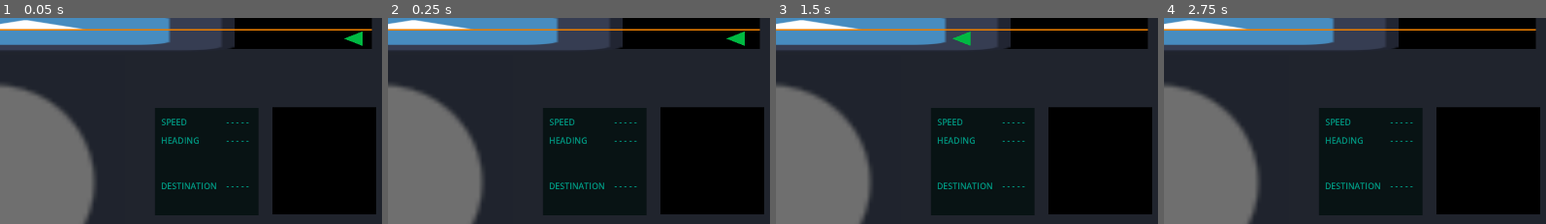
Above: before the commit, frames 1-4 (left to right).
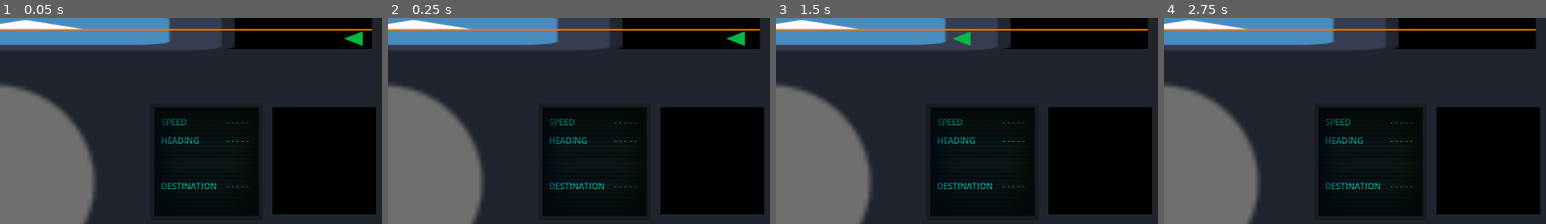
Above: after the commit, the same moments.

Repository: Altered-Dimension-Studios/brackeys-game-jam
Game: Godot game, scene res://managers/game_manager.tscn
Two runs of this game, one before a commit and one after it. Both use one fixed random seed, a clock stepped at 60 frames per second and the inputs below. The engine's default icon, where the game draws it, is replaced by a stand-in: a white triangle on a blue panel in a dark square.
Inputs (mouse positions are % of the whole screen's width and height, from its top left):
- Up to frame 1 (0.05 s): no input
- Up to frame 2 (0.25 s): no input
- Up to frame 3 (1.5 s): click (95, 9) at 0.5 s; click "ALLOW" at 1.25 s
- Up to frame 4 (2.75 s): click "DIVERT" at 2 s
The pictures show only the part of the screen within x 50-100%, y 4-54%; the shares and areas given below are measured in that part.

The runs differ from the first frame. In frame 1, 0.4% of the frame differs, in the area x 40-68%, y 43-97%; in frame 2, 0.4%; in frame 3, 0.4%; in frame 4, 0.4%.
Error in both runs: Invalid access to property or key of type 'String' on a base object of type 'Dictionary'. (res://managers/dashboard_manager.gd:102)

Commit message:
add crt screen shader

Diff:
--- a/managers/dashboard_manager.tscn
+++ b/managers/dashboard_manager.tscn
@@ -1,12 +1,19 @@
-[gd_scene load_steps=4 format=3 uid="uid://g1vd28ypt6c2"]
+[gd_scene load_steps=7 format=3 uid="uid://g1vd28ypt6c2"]
 
 [ext_resource type="Script" path="res://managers/dashboard_manager.gd" id="1_y8ywx"]
+[ext_resource type="Texture2D" uid="uid://crrvojsrm11m3" path="res://images/screen.jpg" id="2_gqeck"]
+[ext_resource type="Shader" path="res://shaders/terminal_screen.gdshader" id="2_v48sf"]
 
 [sub_resource type="CanvasItemMaterial" id="CanvasItemMaterial_qvgl3"]
 
 [sub_resource type="LabelSettings" id="LabelSettings_2rihk"]
 font_size = 21
 font_color = Color(4.47616e-06, 0.598317, 0.511324, 1)
+
+[sub_resource type="ShaderMaterial" id="ShaderMaterial_bw36o"]
+shader = ExtResource("2_v48sf")
+shader_parameter/brightness = 2.167
+shader_parameter/alpha = 1.0
 
 [node name="DashboardManager" type="Node2D"]
 script = ExtResource("1_y8ywx")
@@ -64,8 +71,15 @@
 
 [node name="FlightDetailsPanel" type="Node" parent="."]
 
+[node name="Border" type="ColorRect" parent="FlightDetailsPanel"]
+material = SubResource("CanvasItemMaterial_qvgl3")
+offset_left = 1339.0
+offset_top = 261.0
+offset_right = 1618.0
+offset_bottom = 551.0
+color = Color(0.0941176, 0.109804, 0.137255, 1)
+
 [node name="Background" type="ColorRect" parent="FlightDetailsPanel"]
-material = SubResource("CanvasItemMaterial_qvgl3")
 offset_left = 1350.0
 offset_top = 272.0
 offset_right = 1607.0
@@ -125,6 +139,15 @@
 text = "- - - - -"
 label_settings = SubResource("LabelSettings_2rihk")
 
+[node name="TextureRect" type="TextureRect" parent="FlightDetailsPanel"]
+material = SubResource("ShaderMaterial_bw36o")
+offset_left = 1349.0
+offset_top = 270.0
+offset_right = 1608.0
+offset_bottom = 542.0
+texture = ExtResource("2_gqeck")
+expand_mode = 1
+
 [connection signal="pressed" from="ButtonIntercept" to="." method="_on_button_intercept_pressed"]
 [connection signal="timeout" from="ButtonIntercept/CooldownTimer" to="." method="_on_cooldown_timer_timeout"]
 [connection signal="pressed" from="ButtonFire" to="." method="_on_button_fire_pressed"]
--- /dev/null
+++ b/shaders/terminal_screen.gdshader
@@ -0,0 +1,21 @@
+shader_type canvas_item;
+uniform sampler2D SCREEN_TEXTURE : hint_screen_texture, filter_linear_mipmap;
+
+uniform float brightness : hint_range(0.0, 3.0) = 1.2; // Controls brightness
+uniform float alpha : hint_range(0.0, 1.0) = 0.5; // Transparency level
+
+void fragment() {
+    vec4 tex_color = texture(TEXTURE, UV);
+
+    // Apply brightness adjustment
+    tex_color.rgb *= brightness;
+
+    // Apply transparency
+    tex_color.a *= alpha;
+
+    // Sample the screen texture
+    vec4 screen_color = texture(SCREEN_TEXTURE, SCREEN_UV);
+
+    // Multiply Blend Mode: Multiply texture with background color
+    COLOR = tex_color * screen_color;
+}
Binary file added: images/screen.jpg
Not shown, added: images/screen.jpg.import
